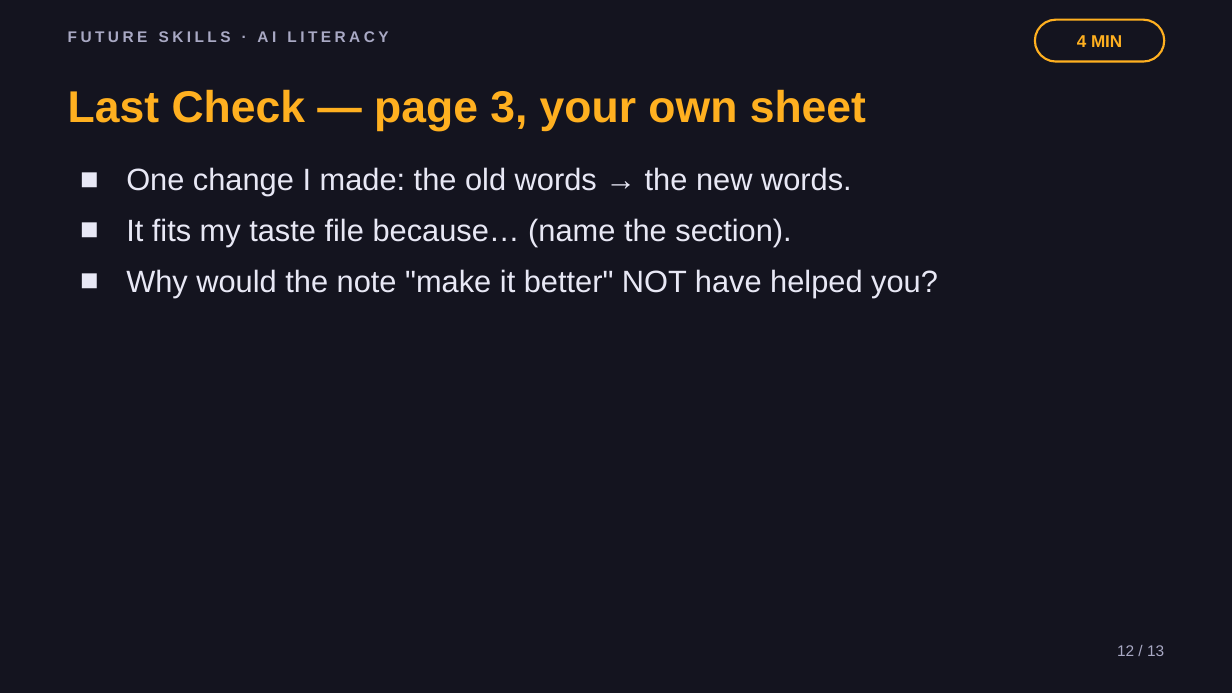
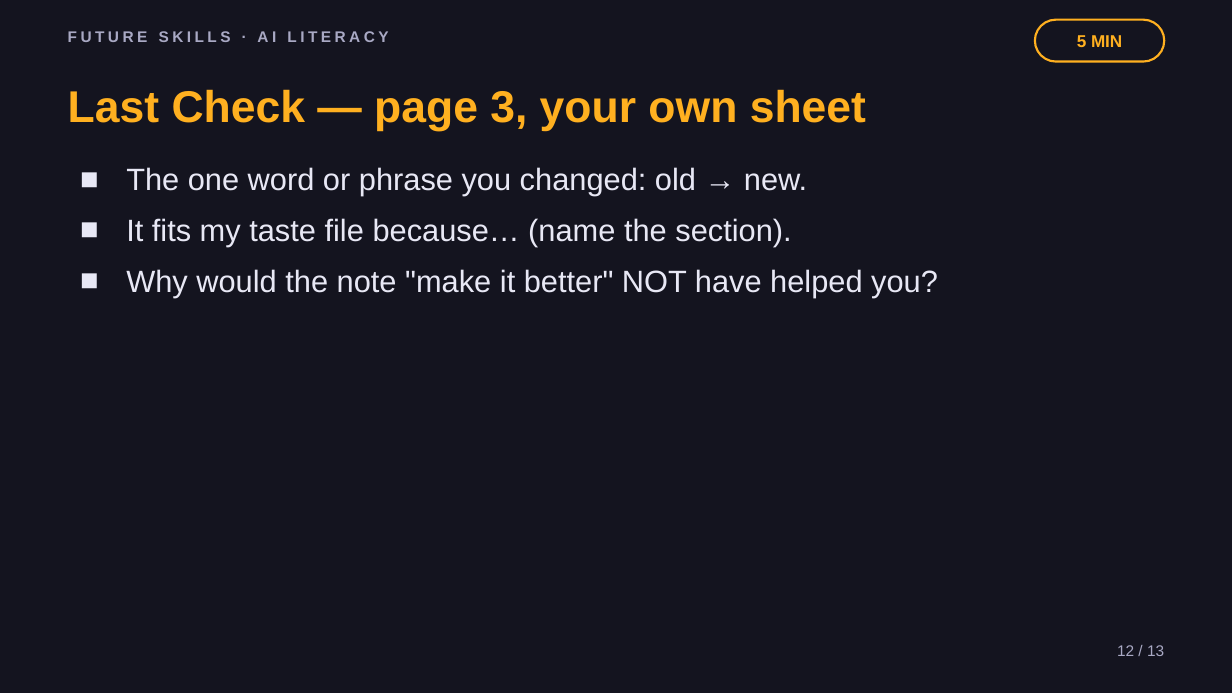
Before and after one commit to phiunit/tptphi, a slide deck: slide 12 of products/ai-taste-file/dist/Teach AI Your Taste - Slides.pptx. Drawn at 1232x693 pixels with LibreOffice and Linux fonts; fonts in the diff are those of the drawing. Boxes give left, top, right and bottom in pixels: in the first picture for what was removed or moved away, otherwise in the second. Text is boxed around its words. In the diff, an @@ line names an element or a change of style, - is before the commit and + after.

```diff
--- a/products/ai-taste-file/dist/Teach AI Your Taste - Slides.pptx
+++ b/products/ai-taste-file/dist/Teach AI Your Taste - Slides.pptx
@@ text at bbox=[1077, 35, 1122, 47]: text changed @@
-4 MIN
+5 MIN
@@ text at bbox=[126, 167, 807, 196]: text changed @@
-■ One change I made: the old words → the new words.
+■ The one word or phrase you changed: old → new.
```
Also in this commit, not shown: 7 other slides changed, 31 other files.
